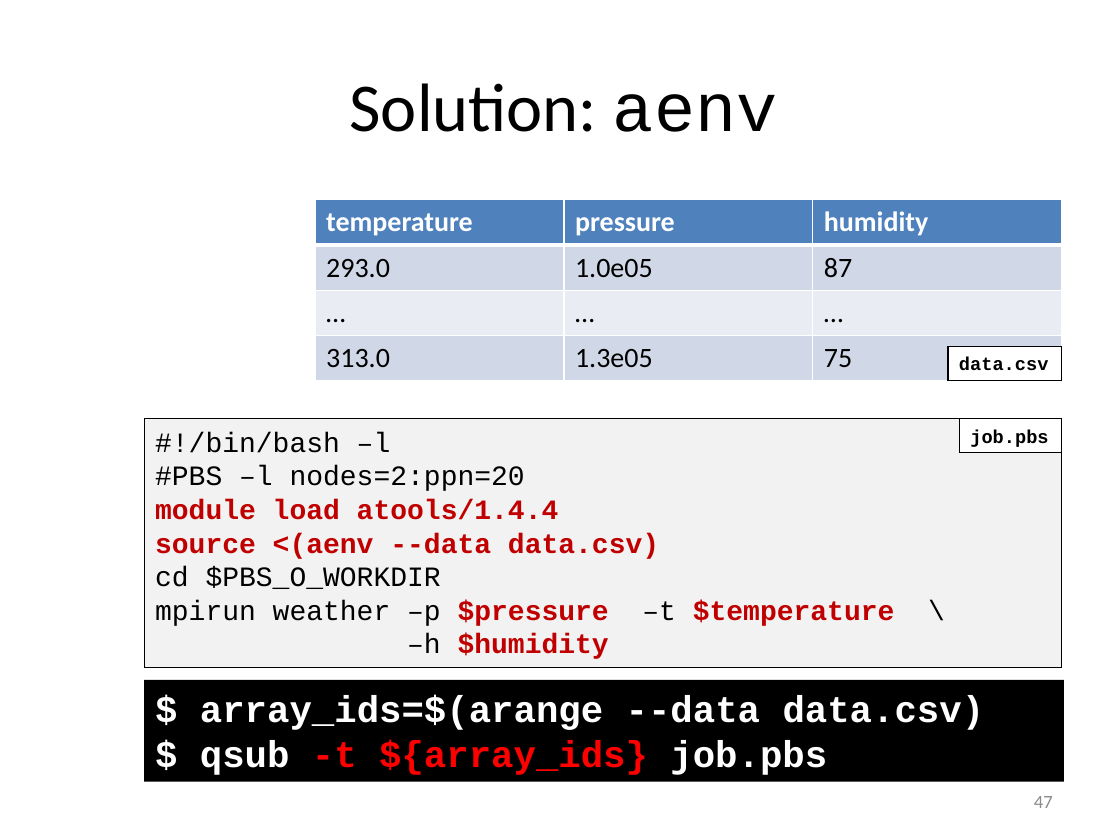
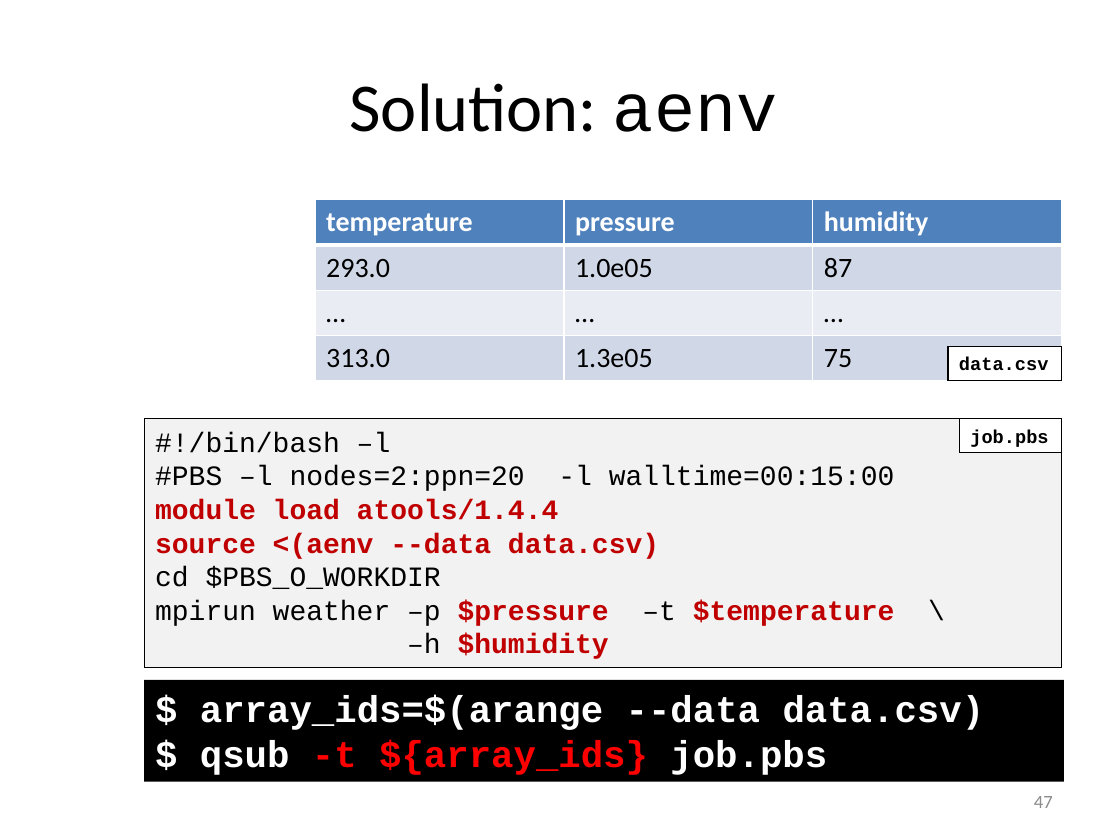
Before and after one commit to gjbex/training-material, a slide deck: slide 47 of Misc/worker_atools.pptx. Drawn at 1120x840 pixels with LibreOffice and Linux fonts; fonts in the diff are those of the drawing. Boxes give left, top, right and bottom in pixels: in the first picture for what was removed or moved away, otherwise in the second. Text is boxed around its words. In the diff, an @@ line names an element or a change of style, - is before the commit and + after.

Commit message:
Add remarks on walltime for worker/atools

```diff
--- a/Misc/worker_atools.pptx
+++ b/Misc/worker_atools.pptx
@@ text in rectangle at <box>155,466,895,491</box>: text changed @@
-#PBS –l nodes=2:ppn=20
+#PBS –l nodes=2:ppn=20 -l walltime=00:15:00
```
Also in this commit, not shown: 5 other slides changed, 1 slide added.
